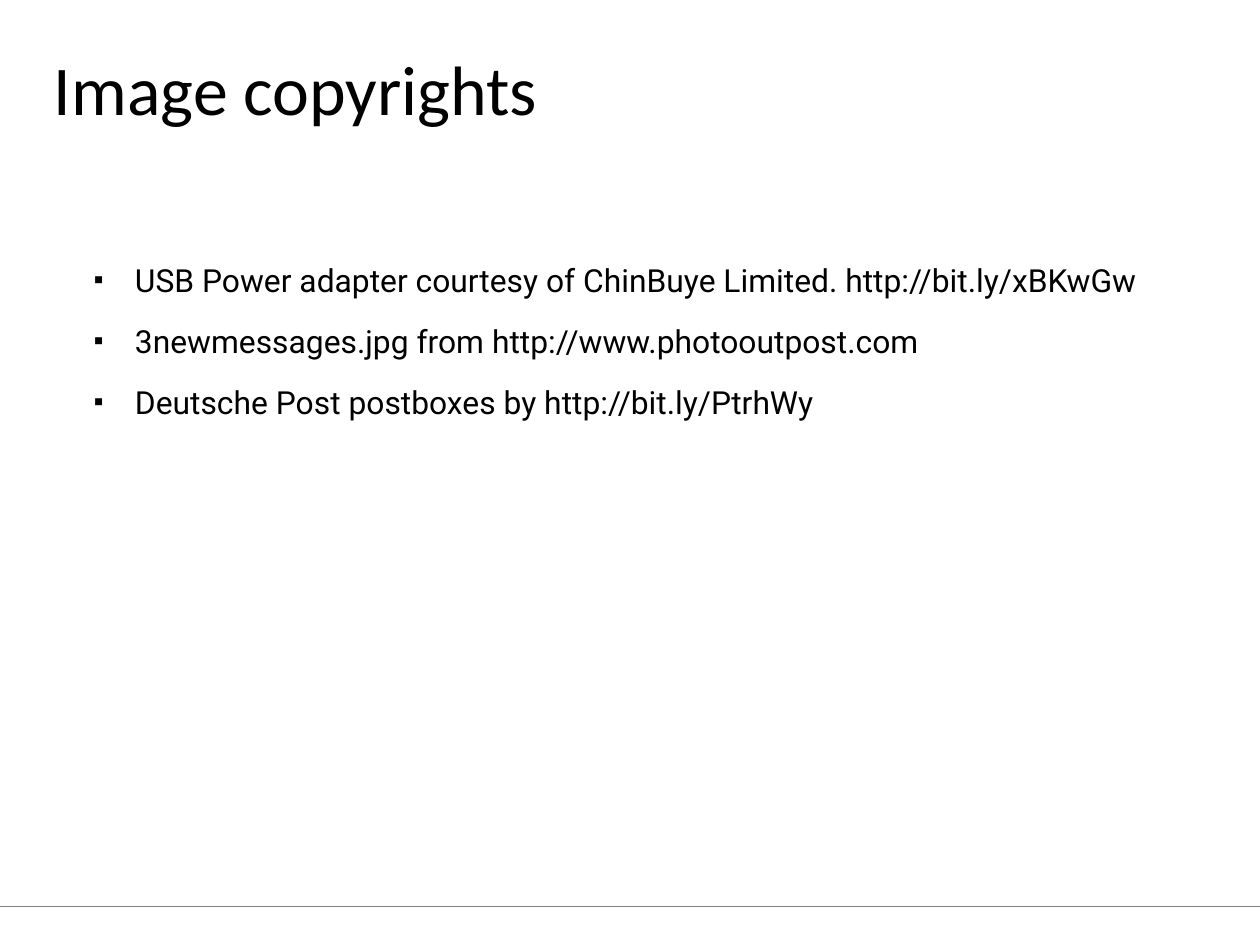
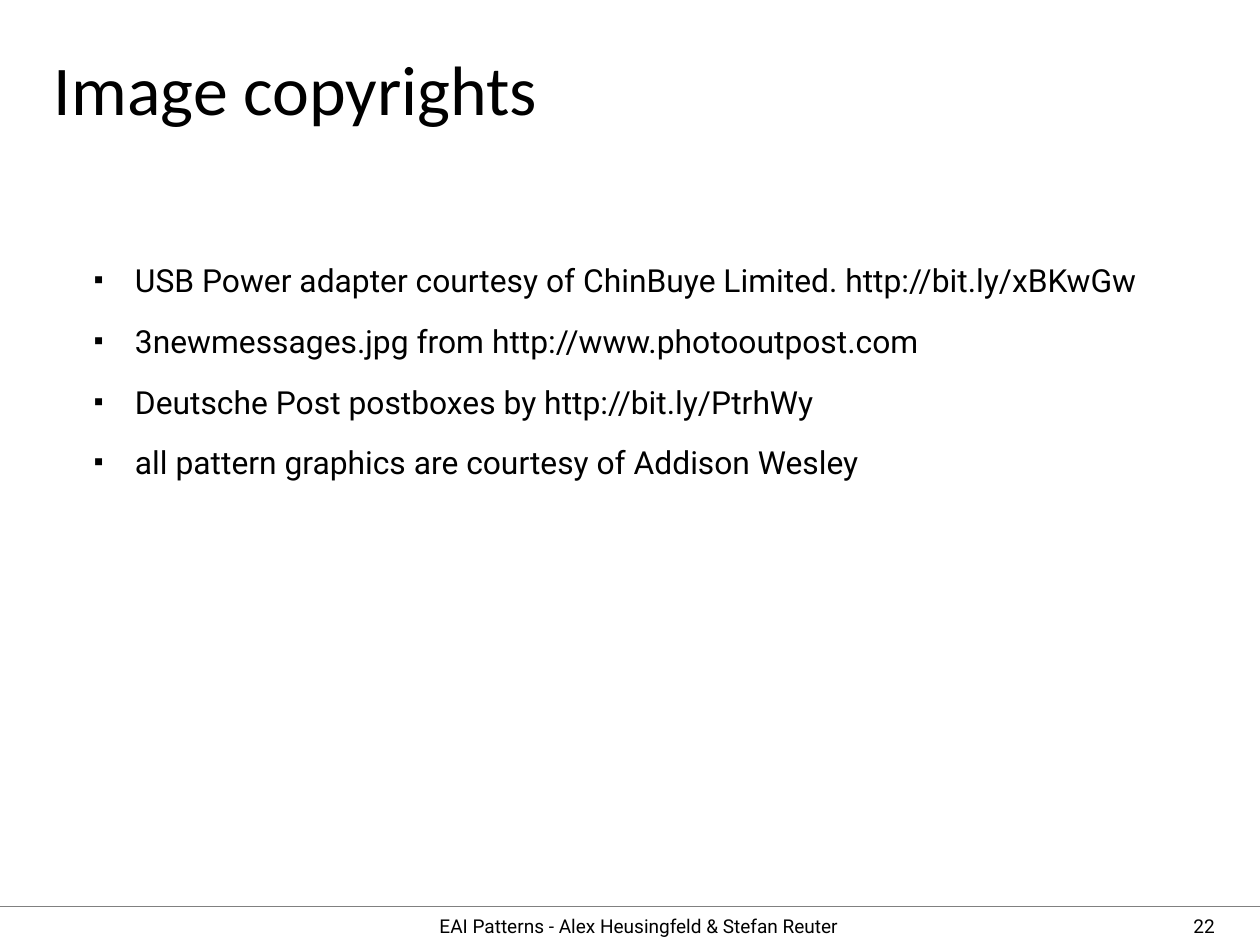
Before and after one commit to aheusingfeld/javaone2012, a slide deck: slide 22 of slides/eai-slides.odp. Drawn at 1260x945 pixels with LibreOffice and Linux fonts; fonts in the diff are those of the drawing. Boxes give left, top, right and bottom in pixels: in the first picture for what was removed or moved away, otherwise in the second. Text is boxed around its words. In the diff, an @@ line names an element or a change of style, - is before the commit and + after.

```diff
--- a/slides/eai-slides.odp
+++ b/slides/eai-slides.odp
@@ text at (135,450,858,481): paragraph added @@
+■ all pattern graphics are courtesy of Addison Wesley
@@ text added at (439,918,838,937), 12 pt, text #000000 @@
+EAI Patterns - Alex Heusingfeld & Stefan Reuter
@@ page number added at (1193,919,1214,933), 12 pt, text #000000 @@
+22
```
Also in this commit, not shown: 13 other slides changed, 10 slides added, 8 slides removed, 7 other files.
